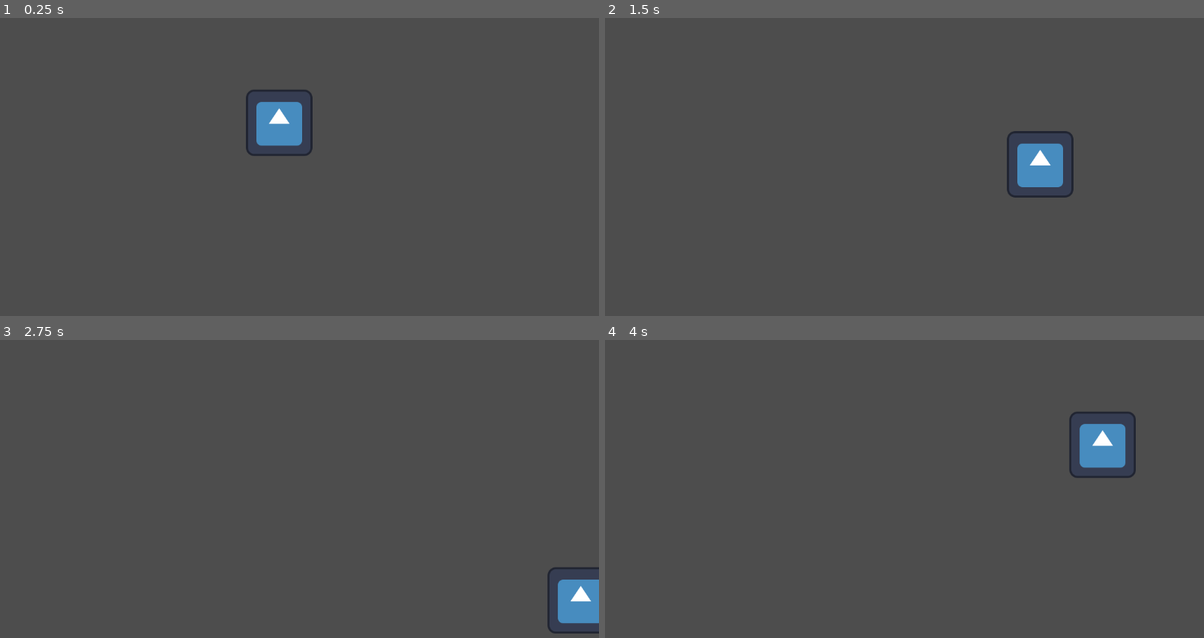
Above: before the commit, frames 1-4 (two rows, left to right).
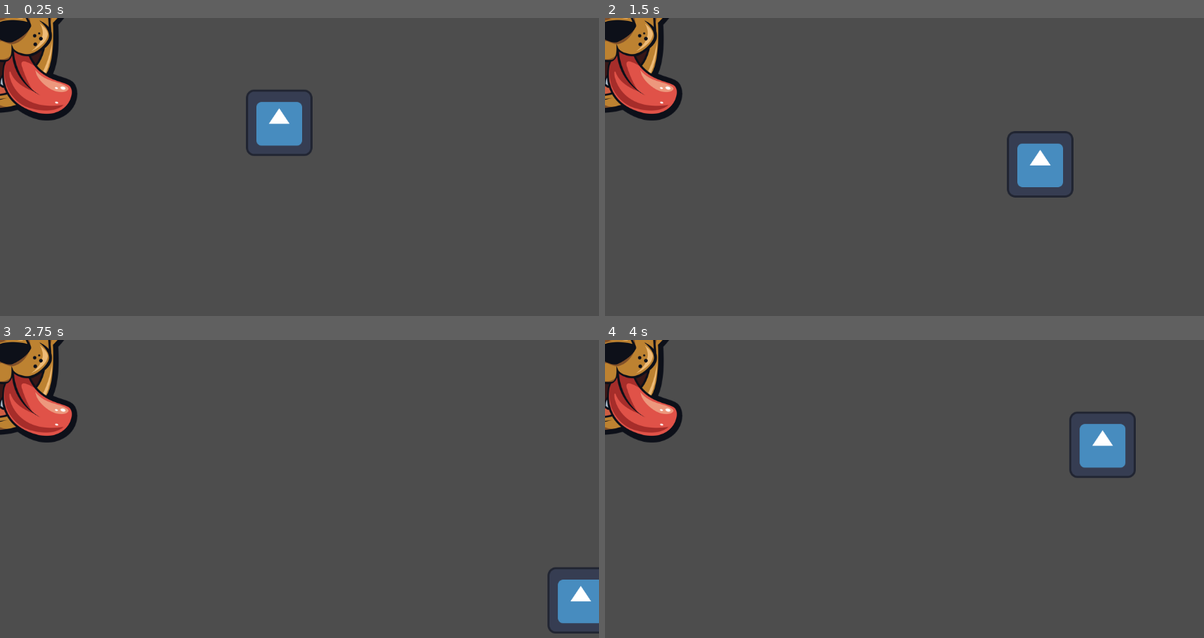
Above: after the commit, the same moments.

Repository: g0dgar1cc/Tiffany-Performance-exam-practice
Game: Godot game, scene res://scenes/world.tscn
Two runs of this game, one before a commit and one after it. Both use one fixed random seed, a clock stepped at 60 frames per second and the inputs below. The engine's default icon, where the game draws it, is replaced by a stand-in: a white triangle on a blue panel in a dark square.
Inputs:
- Up to frame 1 (0.25 s): no input
- Up to frame 2 (1.5 s): tap Enter at 0.5 s; hold Right (move_right) 0.53-1.28 s; hold Down (move_down) from 1.28 s (still down)
- Up to frame 3 (2.75 s): release Down (move_down) at 2.03 s; hold Right (move_right) from 2.03 s (still down)
- Up to frame 4 (4 s): release Right (move_right) at 2.78 s; hold Up (move_up) 2.78-3.53 s; hold Left (move_left) from 3.53 s (still down)

The runs differ from the first frame. In frame 1, 3.5% of the frame differs, in the area x 0-13%, y 0-35%; in frame 2, 3.5%; in frame 3, 3.5%; in frame 4, 3.5%.

Commit message:
world scene setup

Diff:
--- a/scenes/enemy.tscn
+++ b/scenes/enemy.tscn
@@ -2,9 +2,9 @@
 
 [ext_resource type="Texture2D" uid="uid://clwpo83yorvtm" path="res://enemy.png" id="1_2ofkr"]
 
-[sub_resource type="CapsuleShape2D" id="CapsuleShape2D_pts06"]
-radius = 107.0
-height = 366.0
+[sub_resource type="CapsuleShape2D" id="CapsuleShape2D_b803v"]
+radius = 90.0
+height = 350.0
 
 [node name="Enemy" type="RigidBody2D"]
 gravity_scale = 2.66454e-15
@@ -14,4 +14,4 @@
 
 [node name="CollisionShape2D" type="CollisionShape2D" parent="."]
 position = Vector2(27, 3)
-shape = SubResource("CapsuleShape2D_pts06")
+shape = SubResource("CapsuleShape2D_b803v")
--- a/scenes/world.tscn
+++ b/scenes/world.tscn
@@ -1,7 +1,10 @@
-[gd_scene load_steps=2 format=3 uid="uid://cpp8q53jdkh0v"]
+[gd_scene load_steps=3 format=3 uid="uid://cpp8q53jdkh0v"]
 
 [ext_resource type="PackedScene" uid="uid://bfafyuyqukipc" path="res://scenes/player.tscn" id="1_d7122"]
+[ext_resource type="PackedScene" uid="uid://b6dfyxbftc8sj" path="res://scenes/enemy.tscn" id="2_8r4ti"]
 
 [node name="World" type="Node2D"]
 
 [node name="Player" parent="." instance=ExtResource("1_d7122")]
+
+[node name="Enemy" parent="." instance=ExtResource("2_8r4ti")]
